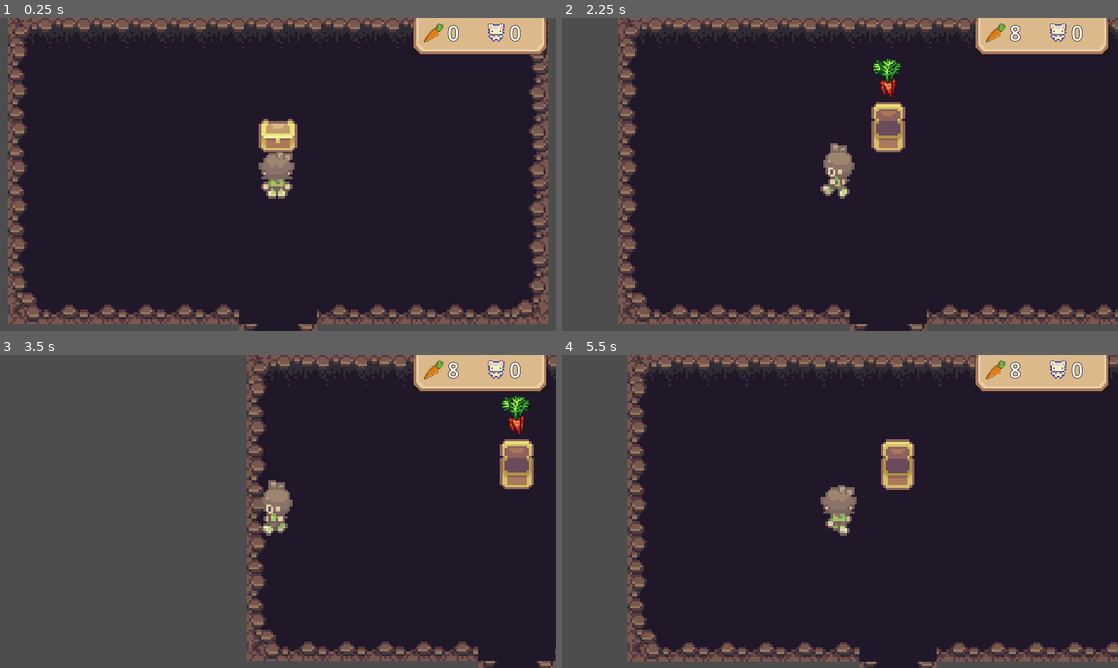
Above: before the commit, frames 1-4 (two rows, left to right).
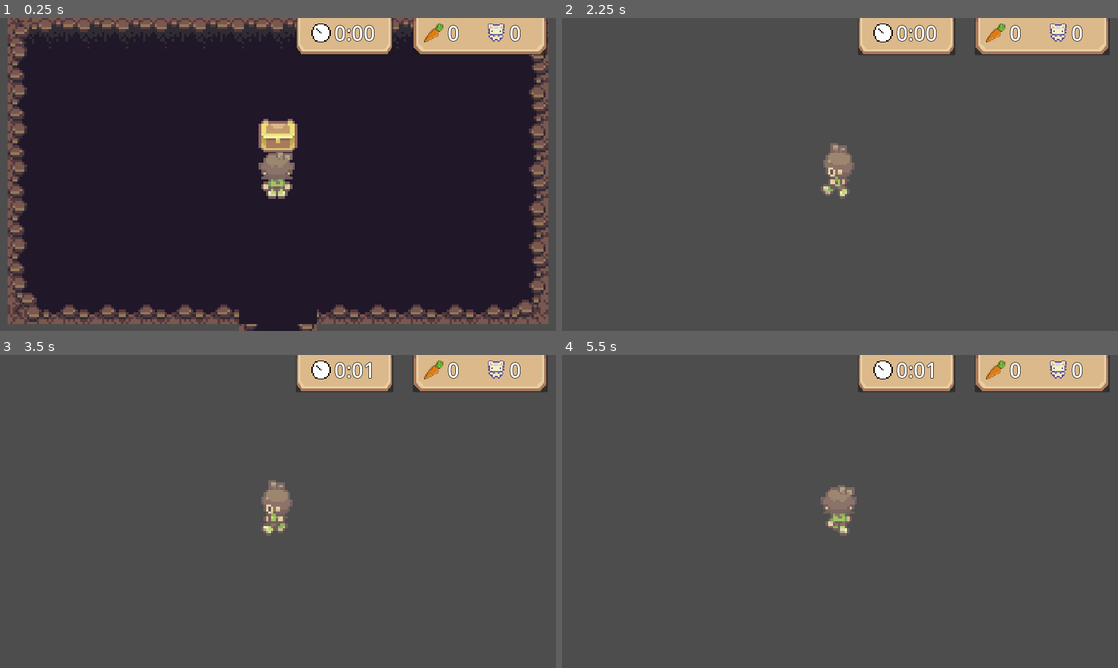
Above: after the commit, the same moments.

Repository: LukeRichardGoddard/GameJam2025
Game: Godot game, scene res://Scenes/CaveScene/cave_scene.tscn
Same seed, same stepped clock (60 frames per second), same inputs: the game is played once before the commit and once after it. This scene is started directly instead of the project's main scene. Sound files missing from this copy of the repository are replaced by a short silence.
Inputs:
- Up to frame 1 (0.25 s): no input
- Up to frame 2 (2.25 s): tap Enter at 0.5 s; hold W (move_up) 0.53-2.03 s; tap Space (interact) at 0.6, 1.35, 2.1 s; tap R (restart, bound only after the commit) at 1.25, 2 s; hold A (move_left) from 2.03 s (still down)
- Up to frame 3 (3.5 s): keep holding A (move_left); tap Space (interact) at 2.85 s
- Up to frame 4 (5.5 s): release A (move_left) at 3.53 s; hold S (move_down) 3.53-4.28 s; tap Space (interact) at 3.6, 4.35, 5.1 s; tap R (restart, bound only after the commit) at 4.15 s; hold D (move_right) 4.28-5.03 s; hold W (move_up) from 5.03 s (still down)

The runs differ from the first frame. In frame 1, 2.0% of the frame differs, in the area x 53-71%, y 0-12%; in frame 2, 82%, in the area x 10-100%, y 0-100%; in frame 3, 49%; in frame 4, 80%.

Commit message:
UI improvements and bug fixes

Diff:
--- a/Scenes/Bunny/bunny.gd
+++ b/Scenes/Bunny/bunny.gd
@@ -109,7 +109,9 @@
 	$RemoveTimer.start()
 	has_been_fed = true
 	if SceneManager.bunny_count == 0:
-		#add win condition here
+		SceneManager.game_won = true
+		SceneManager.timer_running = false
+		SceneManager.end_screen.visible = true
 		if SceneManager.sound_on:
 			$Sounds/Won.play()
 		SceneManager.has_quest = true
--- /dev/null
+++ b/Scenes/EndScreen/end_screen.gd
@@ -0,0 +1,5 @@
+extends Control
+
+func _process(delta: float) -> void:
+	%EndTimeLabel.text = SceneManager.get_current_time()
+	%EndBunniesLabel.text = str(SceneManager.total_bunny_count)
--- /dev/null
+++ b/Scenes/EndScreen/end_screen.tscn
@@ -0,0 +1,137 @@
+[gd_scene load_steps=5 format=3 uid="uid://bd6vho4s3winr"]
+
+[ext_resource type="Script" path="res://Scenes/EndScreen/end_screen.gd" id="1_xr28u"]
+[ext_resource type="Texture2D" uid="uid://dexwvlyecmxt" path="res://Graphics/submission_daneeklu/ui/scrollsandblocks.png" id="2_nr2ey"]
+
+[sub_resource type="AtlasTexture" id="AtlasTexture_nrsaf"]
+atlas = ExtResource("2_nr2ey")
+region = Rect2(0, 128, 97, 96)
+
+[sub_resource type="LabelSettings" id="LabelSettings_21tlc"]
+font_size = 24
+
+[node name="EndScreen" type="Control"]
+layout_mode = 3
+anchors_preset = 8
+anchor_left = 0.5
+anchor_top = 0.5
+anchor_right = 0.5
+anchor_bottom = 0.5
+grow_horizontal = 2
+grow_vertical = 2
+scale = Vector2(2, 2)
+script = ExtResource("1_xr28u")
+
+[node name="MarginContainer" type="MarginContainer" parent="."]
+layout_mode = 1
+anchors_preset = 15
+anchor_right = 1.0
+anchor_bottom = 1.0
+grow_horizontal = 2
+grow_vertical = 2
+mouse_filter = 2
+theme_override_constants/margin_left = 32
+theme_override_constants/margin_top = 32
+theme_override_constants/margin_right = 32
+theme_override_constants/margin_bottom = 32
+
+[node name="Panel" type="Control" parent="MarginContainer"]
+layout_mode = 2
+mouse_filter = 2
+
+[node name="TextureRect" type="TextureRect" parent="MarginContainer/Panel"]
+layout_mode = 1
+anchors_preset = 8
+anchor_left = 0.5
+anchor_top = 0.5
+anchor_right = 0.5
+anchor_bottom = 0.5
+offset_left = -47.0
+offset_top = -93.0
+offset_right = 50.0
+offset_bottom = 3.0
+grow_horizontal = 2
+grow_vertical = 2
+scale = Vector2(3, 2)
+pivot_offset = Vector2(48, 0)
+texture = SubResource("AtlasTexture_nrsaf")
+
+[node name="VBoxContainer" type="VBoxContainer" parent="MarginContainer/Panel"]
+layout_mode = 1
+anchors_preset = 15
+anchor_right = 1.0
+anchor_bottom = 1.0
+grow_horizontal = 2
+grow_vertical = 2
+alignment = 1
+
+[node name="TitleLabel" type="Label" parent="MarginContainer/Panel/VBoxContainer"]
+layout_mode = 2
+text = "HUNGRY BUNNIES"
+label_settings = SubResource("LabelSettings_21tlc")
+horizontal_alignment = 1
+
+[node name="TimeBox" type="HBoxContainer" parent="MarginContainer/Panel/VBoxContainer"]
+layout_mode = 2
+alignment = 1
+
+[node name="VSeparator" type="VSeparator" parent="MarginContainer/Panel/VBoxContainer/TimeBox"]
+modulate = Color(1, 1, 1, 0)
+layout_mode = 2
+size_flags_horizontal = 3
+
+[node name="Label" type="Label" parent="MarginContainer/Panel/VBoxContainer/TimeBox"]
+layout_mode = 2
+text = "TIME:"
+
+[node name="VSeparator2" type="VSeparator" parent="MarginContainer/Panel/VBoxContainer/TimeBox"]
+modulate = Color(1, 1, 1, 0)
+layout_mode = 2
+size_flags_horizontal = 3
+
+[node name="EndTimeLabel" type="Label" parent="MarginContainer/Panel/VBoxContainer/TimeBox"]
+unique_name_in_owner = true
+layout_mode = 2
+text = "0:00"
+
+[node name="VSeparator3" type="VSeparator" parent="MarginContainer/Panel/VBoxContainer/TimeBox"]
+modulate = Color(1, 1, 1, 0)
+layout_mode = 2
+size_flags_horizontal = 3
+
+[node name="BunniesBox" type="HBoxContainer" parent="MarginContainer/Panel/VBoxContainer"]
+layout_mode = 2
+alignment = 1
+
+[node name="VSeparator" type="VSeparator" parent="MarginContainer/Panel/VBoxContainer/BunniesBox"]
+modulate = Color(1, 1, 1, 0)
+layout_mode = 2
+size_flags_horizontal = 3
+
+[node name="Label" type="Label" parent="MarginContainer/Panel/VBoxContainer/BunniesBox"]
+layout_mode = 2
+text = "BUNNIES:"
+
+[node name="VSeparator2" type="VSeparator" parent="MarginContainer/Panel/VBoxContainer/BunniesBox"]
+modulate = Color(1, 1, 1, 0)
+layout_mode = 2
+size_flags_horizontal = 3
+
+[node name="EndBunniesLabel" type="Label" parent="MarginContainer/Panel/VBoxContainer/BunniesBox"]
+unique_name_in_owner = true
+layout_mode = 2
+text = "0"
+
+[node name="VSeparator3" type="VSeparator" parent="MarginContainer/Panel/VBoxContainer/BunniesBox"]
+modulate = Color(1, 1, 1, 0)
+layout_mode = 2
+size_flags_horizontal = 3
+
+[node name="VBoxContainer" type="VBoxContainer" parent="MarginContainer/Panel/VBoxContainer"]
+layout_mode = 2
+
+[node name="ControlsLabel" type="Label" parent="MarginContainer/Panel/VBoxContainer/VBoxContainer"]
+layout_mode = 2
+text = "
+PRESS R TO RESTART"
+horizontal_alignment = 1
--- a/Scenes/GameScene/game_scene.gd
+++ b/Scenes/GameScene/game_scene.gd
@@ -14,8 +14,10 @@
 var bunny_scene: PackedScene = preload("res://Scenes/Bunny/bunny.tscn")
 
 func _ready() -> void:
-	bunny_loader()
-	plot_loader()
+	if not SceneManager.restarting:
+		bunny_loader()
+		plot_loader()
+		SceneManager.restarting = false
 	if SceneManager.start_game:
 		for i in STARTING_BUNNIES:
 			new_bunny()
@@ -24,6 +26,7 @@
 		user_interface.open_menu()
 	$NewBunnyTimer.wait_time = INITIAL_BUNNY_WAIT_TIME
 	$NewBunnyTimer.start()
+	SceneManager.play_timer.start()
 	if SceneManager.music_on:
 		SceneManager.outdoor_music.play()
 		SceneManager.outdoor_music.seek(SceneManager.outdoor_music_time)
@@ -32,6 +35,7 @@
 func _process(_delta: float) -> void:
 	if Input.is_action_just_pressed("debug_add_bunny"):
 		new_bunny()
+
 
 func new_bunny():
 	var instant_bunny = bunny_scene.instantiate()
--- a/Scenes/GameScene/game_scene.tscn
+++ b/Scenes/GameScene/game_scene.tscn
@@ -997,8 +997,8 @@
 [node name="Bunnies" type="Node" parent="ObstacleLayer"]
 
 [node name="SceneEntrance" parent="." instance=ExtResource("6_lhg8j")]
-position = Vector2(-392, 220)
-player_spawn_position = Vector2(0, 52)
+position = Vector2(-392, 217)
+player_spawn_position = Vector2(0, -40)
 
 [node name="NewBunnyTimer" type="Timer" parent="."]
 
--- a/Scenes/Player/player.gd
+++ b/Scenes/Player/player.gd
@@ -7,51 +7,53 @@
 func _ready() -> void:
 	position = SceneManager.player_spawn_position
 
-
 func _process(_delta: float) -> void:
 	%CarrotLabel.text = str(SceneManager.carrot_count)
 	%BunnyLabel.text = str(SceneManager.bunny_count)
+	%TimerLabel.text = SceneManager.get_current_time()
 	if not $CanvasLayer.visible:
 		$CanvasLayer.visible = true
 
-	var move_vector: Vector2 = Input.get_vector("move_left", "move_right", "move_up", "move_down")
+	if not SceneManager.game_won:
 
-	velocity = move_vector * move_speed
+		var move_vector: Vector2 = Input.get_vector("move_left", "move_right", "move_up", "move_down")
 
-	if velocity.x > 0 && velocity.y == 0:
-		$AnimatedSprite2D.play("move_right")
-		$InteractArea2D.position = Vector2(6,0)
+		velocity = move_vector * move_speed
 
-	elif velocity.x < 0 && velocity.y == 0:
-		$AnimatedSprite2D.play("move_left")
-		$InteractArea2D.position = Vector2(-6,0)
+		if velocity.x > 0 && velocity.y == 0:
+			$AnimatedSprite2D.play("move_right")
+			$InteractArea2D.position = Vector2(6,0)
 
-	elif velocity.x == 0 && velocity.y < 0:
-		$AnimatedSprite2D.play("move_up")
-		$InteractArea2D.position = Vector2(0,-8)
+		elif velocity.x < 0 && velocity.y == 0:
+			$AnimatedSprite2D.play("move_left")
+			$InteractArea2D.position = Vector2(-6,0)
 
-	elif velocity.x == 0 && velocity.y > 0:
-		$AnimatedSprite2D.play("move_down")
-		$InteractArea2D.position = Vector2(0,8)
+		elif velocity.x == 0 && velocity.y < 0:
+			$AnimatedSprite2D.play("move_up")
+			$InteractArea2D.position = Vector2(0,-8)
 
-	elif velocity.x > 0 && velocity.y < 0:
-		$AnimatedSprite2D.play("move_upright")
-		$InteractArea2D.position = Vector2(6,-8)
+		elif velocity.x == 0 && velocity.y > 0:
+			$AnimatedSprite2D.play("move_down")
+			$InteractArea2D.position = Vector2(0,8)
 
-	elif velocity.x < 0 && velocity.y < 0:
-		$AnimatedSprite2D.play("move_upleft")
-		$InteractArea2D.position = Vector2(-6,-8)
+		elif velocity.x > 0 && velocity.y < 0:
+			$AnimatedSprite2D.play("move_upright")
+			$InteractArea2D.position = Vector2(6,-8)
 
-	elif velocity.x > 0 && velocity.y > 0:
-		$AnimatedSprite2D.play("move_downright")
-		$InteractArea2D.position = Vector2(6,8)
+		elif velocity.x < 0 && velocity.y < 0:
+			$AnimatedSprite2D.play("move_upleft")
+			$InteractArea2D.position = Vector2(-6,-8)
 
-	elif velocity.x < 0 && velocity.y > 0:
-		$AnimatedSprite2D.play("move_downleft")
-		$InteractArea2D.position = Vector2(-6,8)
+		elif velocity.x > 0 && velocity.y > 0:
+			$AnimatedSprite2D.play("move_downright")
+			$InteractArea2D.position = Vector2(6,8)
 
-	else:
-		$AnimatedSprite2D.stop()
+		elif velocity.x < 0 && velocity.y > 0:
+			$AnimatedSprite2D.play("move_downleft")
+			$InteractArea2D.position = Vector2(-6,8)
+
+		else:
+			$AnimatedSprite2D.stop()
 
 	move_and_slide()
 
--- a/Scenes/Player/player.tscn
+++ b/Scenes/Player/player.tscn
@@ -1,10 +1,11 @@
-[gd_scene load_steps=36 format=3 uid="uid://ccwnnfvhrmkmc"]
+[gd_scene load_steps=37 format=3 uid="uid://ccwnnfvhrmkmc"]
 
 [ext_resource type="Script" path="res://Scenes/Player/player.gd" id="1_he0an"]
 [ext_resource type="Texture2D" uid="uid://dwjvxad5c8rlw" path="res://Cup Nooble - Asset Pack/sprite sheets/1_character_spritesheet_by-cupnooble.png" id="1_u58df"]
 [ext_resource type="Texture2D" uid="uid://byxilfkxmilet" path="res://Cup Nooble - Asset Pack/ui/Inventory_Light_Herat_Spritesheet.png" id="3_5mjal"]
 [ext_resource type="Texture2D" uid="uid://hwoys4n4uj7u" path="res://Graphics/magdum/carrot_upright_16.png" id="4_rtvp1"]
 [ext_resource type="Texture2D" uid="uid://dbbv46t2cqpwr" path="res://Cup Nooble - Asset Pack/sprite sheets/Teemo_spritesheet_by-cupnooble.png" id="5_u3r4d"]
+[ext_resource type="Texture2D" uid="uid://v2vl6i5k55on" path="res://Graphics/MSavioti/clock.png" id="6_4w2o3"]
 
 [sub_resource type="CapsuleShape2D" id="CapsuleShape2D_tfey6"]
 radius = 5.0
@@ -283,7 +284,6 @@
 debug_color = Color(0.882826, 0.0754501, 0.788736, 0.42)
 
 [node name="CanvasLayer" type="CanvasLayer" parent="."]
-visible = false
 
 [node name="Panel" type="Panel" parent="CanvasLayer"]
 offset_left = 855.0
@@ -334,5 +334,36 @@
 text = "99"
 label_settings = SubResource("LabelSettings_hm6s0")
 
+[node name="TimerPanel" type="Panel" parent="CanvasLayer"]
+offset_left = 613.0
+offset_right = 815.0
+offset_bottom = 77.0
+
+[node name="PanelTextureRect" type="TextureRect" parent="CanvasLayer/TimerPanel"]
+layout_mode = 0
+offset_right = 40.0
+offset_bottom = 40.0
+scale = Vector2(1.8, 2)
+texture = SubResource("AtlasTexture_vql0n")
+flip_v = true
+
+[node name="TimerTextureRect" type="TextureRect" parent="CanvasLayer/TimerPanel"]
+layout_mode = 0
+offset_left = 32.0
+offset_top = 11.0
+offset_right = 72.0
+offset_bottom = 51.0
+texture = ExtResource("6_4w2o3")
+
+[node name="TimerLabel" type="Label" parent="CanvasLayer/TimerPanel"]
+unique_name_in_owner = true
+layout_mode = 0
+offset_left = 80.0
+offset_top = 2.0
+offset_right = 163.0
+offset_bottom = 60.0
+text = "0:00"
+label_settings = SubResource("LabelSettings_hm6s0")
+
 [connection signal="body_entered" from="InteractArea2D" to="." method="_on_area_2d_body_entered"]
 [connection signal="body_exited" from="InteractArea2D" to="." method="_on_area_2d_body_exited"]
--- a/Scenes/SceneManager/scene_manager.gd
+++ b/Scenes/SceneManager/scene_manager.gd
@@ -1,4 +1,6 @@
 extends Node2D
+
+@onready var end_screen: Control = $CanvasLayer/EndScreen
 
 var player_spawn_position: Vector2
 
@@ -6,6 +8,8 @@
 
 var start_game: bool = true
 var has_quest: bool = true
+var game_won: bool = false
+var restarting: bool = false
 var carrot_count: int = 0
 var bunny_count: int = 0
 var total_bunny_count: int = 0
@@ -17,6 +21,7 @@
 var cave_music_time: float = 0.0
 var play_timer: Timer
 var play_time: float = 0.0
+var timer_running: bool = true
 
 var music_on: bool = true
 var sound_on: bool = true
@@ -28,7 +33,31 @@
 	cave_music = $Music/Cave
 	play_timer = $PlayTimer
 
+func _process(delta: float) -> void:
+	if timer_running:
+		play_time += delta
 
-#func _process(_delta: float) -> void:
-	#if Input.is_action_just_pressed("quit"):
-		#get_tree().quit()
+func get_current_time() -> String:
+	if play_time < 10:
+		return str(int(play_time/60)) + ":0" + str(int(play_time)%60)
+	else:
+		return str(int(play_time/60)) + ":" + str(int(play_time)%60)
+
+
+func _unhandled_input(_event: InputEvent) -> void:
+	if Input.is_action_just_pressed("restart"):
+		restart_game()
+
+func restart_game():
+	print("restarting")
+	start_game = true
+	has_quest = true
+	game_won = false
+	carrot_count = 0
+	bunny_count = 0
+	total_bunny_count = 0
+	opened_chests = []
+	play_time = 0.0
+	restarting = true
+	end_screen.visible = false
+	get_tree().reload_current_scene()
--- a/Scenes/SceneManager/scene_manager.tscn
+++ b/Scenes/SceneManager/scene_manager.tscn
@@ -1,8 +1,9 @@
-[gd_scene load_steps=4 format=3 uid="uid://dgoc8mv31jkq8"]
+[gd_scene load_steps=5 format=3 uid="uid://dgoc8mv31jkq8"]
 
 [ext_resource type="Script" path="res://Scenes/SceneManager/scene_manager.gd" id="1_cfej8"]
 [ext_resource type="AudioStream" uid="uid://dgeggi4c5ntu" path="res://Music/outdoor.mp3" id="2_tamid"]
 [ext_resource type="AudioStream" uid="uid://d26ybfhb4u360" path="res://Music/cave.mp3" id="3_a2c0t"]
+[ext_resource type="PackedScene" uid="uid://bd6vho4s3winr" path="res://Scenes/EndScreen/end_screen.tscn" id="4_mc8al"]
 
 [node name="SceneManager" type="Node2D"]
 script = ExtResource("1_cfej8")
@@ -26,3 +27,8 @@
 parameters/looping = true
 
 [node name="PlayTimer" type="Timer" parent="."]
+
+[node name="CanvasLayer" type="CanvasLayer" parent="."]
+
+[node name="EndScreen" parent="CanvasLayer" instance=ExtResource("4_mc8al")]
+visible = false
--- a/Scenes/UserInterface/user_interface.tscn
+++ b/Scenes/UserInterface/user_interface.tscn
@@ -105,7 +105,7 @@
 layout_mode = 2
 text = "MOVE: WASD, ARROWS
 INTERACT: SPACE, ENTER
-MENU: ESC"
+MENU: ESC     RESTART: R"
 horizontal_alignment = 1
 
 [node name="Sounds" type="Node" parent="."]
--- a/project.godot
+++ b/project.godot
@@ -10,10 +10,11 @@
 
 [application]
 
-config/name="GameJam2025"
-config/version="1.0"
+config/name="Hungry Bunnies"
+config/version="1.01"
 run/main_scene="res://Scenes/GameScene/game_scene.tscn"
 config/features=PackedStringArray("4.3", "Forward Plus")
+boot_splash/show_image=false
 config/icon="res://icon.svg"
 
 [autoload]
@@ -78,6 +79,11 @@
 "events": [Object(InputEventKey,"resource_local_to_scene":false,"resource_name":"","device":-1,"window_id":0,"alt_press …(195 unchanged characters)…
 ]
 }
+restart={
+"deadzone": 0.5,
+"events": [Object(InputEventKey,"resource_local_to_scene":false,"resource_name":"","device":-1,"window_id":0,"alt_pressed":false,"shift_pressed":false,"ctrl_pressed":false,"meta_pressed":false,"pressed":false,"keycode":0,"physical_keycode":82,"key_label":0,"unicode":114,"location":0,"echo":false,"script":null)
+]
+}
 
 [layer_names]
 
Binary file added: Graphics/MSavioti/clock.png
Not shown, added: Graphics/MSavioti/clock.png.import
Not shown, changed: export_presets.cfg
Not shown, changed: .DS_Store
